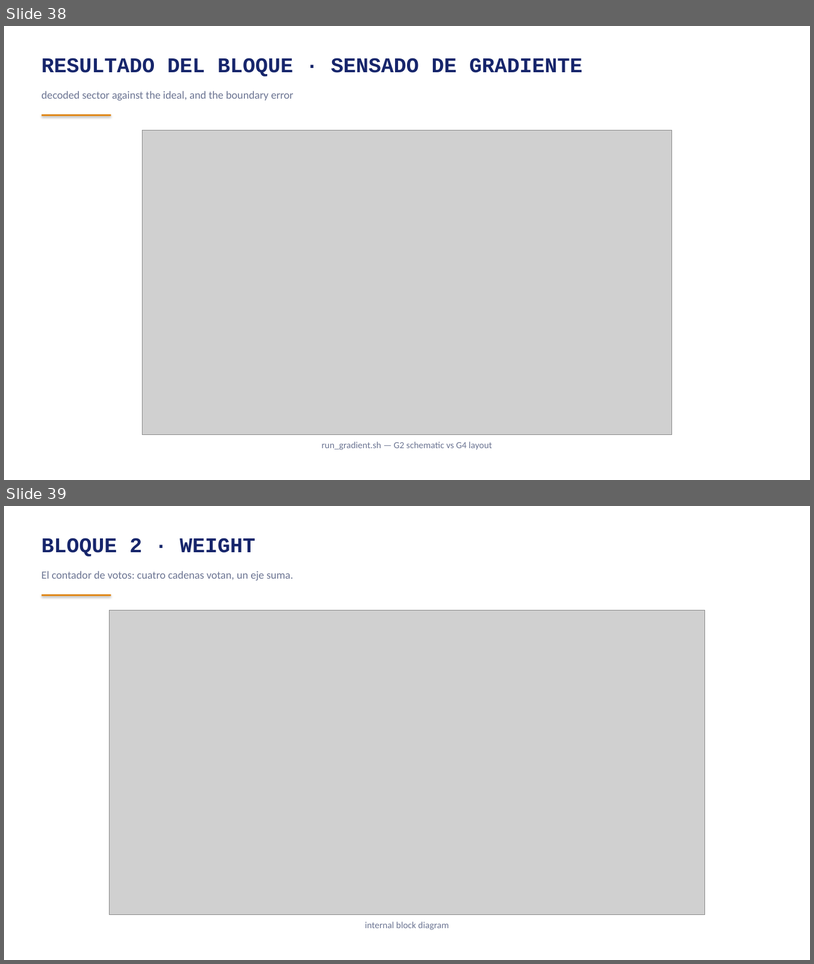
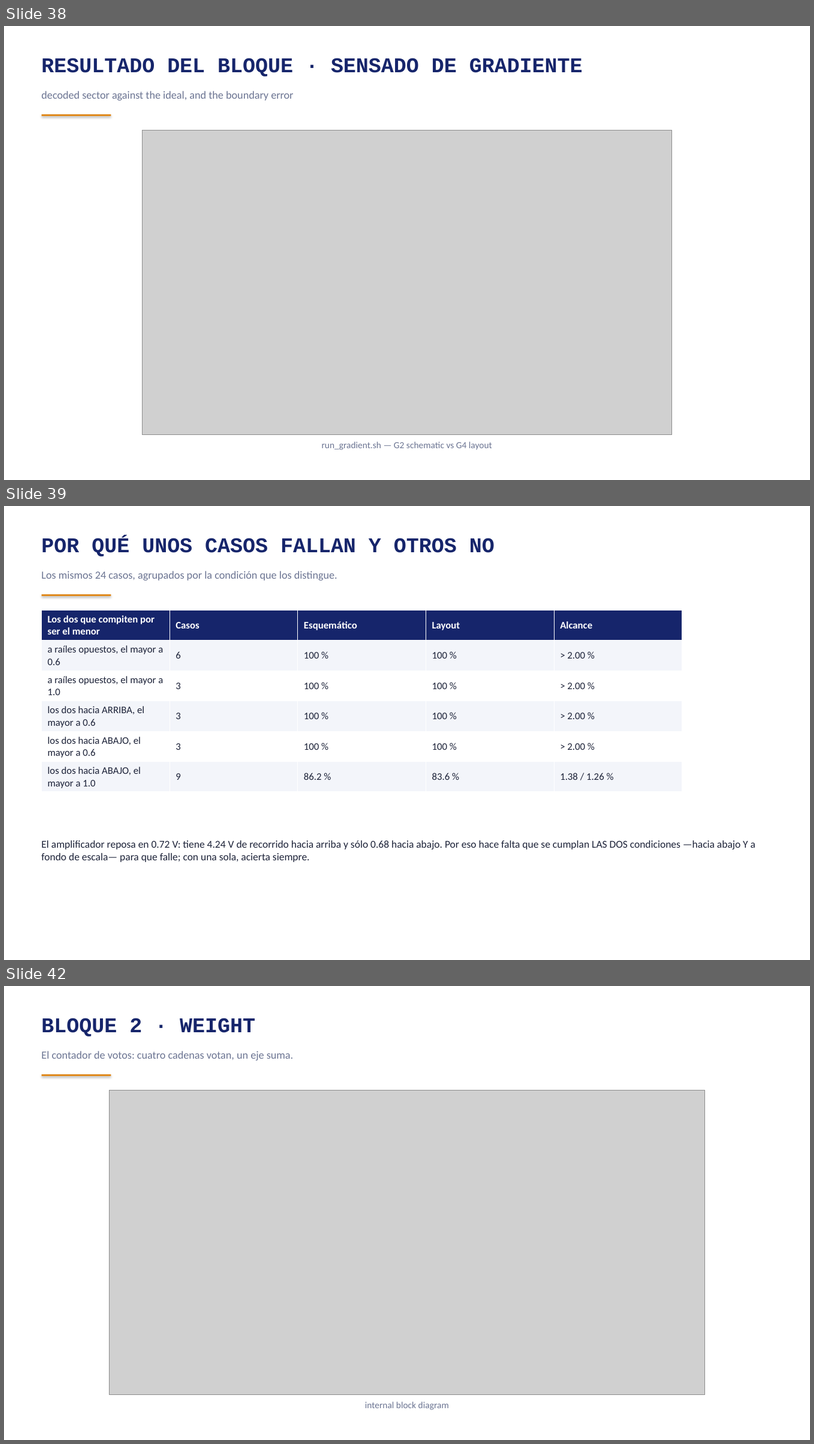
Before and after one commit to AnBuiUCI/sscs-2026-zotnetic, a slide deck: FINAL/reportes/reporte_zotnetic_ES.pptx. Shown one above the other, each under a label of ours: slides 38 and 39 before the commit, slides 38, 39 and 42 after it; the slides between them are not shown. The pictures are 814x964 and 814x1444 pixels, drawn with LibreOffice and Linux fonts; fonts in the diff are those of the drawing; grey boxes stand for pictures. Boxes give left, top, right and bottom in pixels: in the first picture for what was removed or moved away, otherwise in the second. Text is boxed around its words. In the diff, an @@ line names an element or a change of style, - is before the commit and + after.

```diff
--- a/FINAL/reportes/reporte_zotnetic_ES.pptx
+++ b/FINAL/reportes/reporte_zotnetic_ES.pptx
@@ slide 39 added at bbox=[4, 506, 810, 960], background #FFFFFF @@
@@ text added at bbox=[41, 537, 495, 556], 25 pt, text #16256B, bold @@
+POR QUÉ UNOS CASOS FALLAN Y OTROS NO
@@ text added at bbox=[41, 571, 338, 580], 13 pt, text #6B7492 @@
+Los mismos 24 casos, agrupados por la condición que los distingue.
@@ rectangle added at bbox=[42, 594, 111, 596], fill #E08A1E @@
@@ table added at bbox=[42, 610, 683, 790], 6 rows, 5 columns @@
+Los dos que compiten por ser el menor | Casos | Esquemático | Layout | Alcance
+a raíles opuestos, el mayor a 0.6 | 6 | 100 % | 100 % | > 2.00 %
+a raíles opuestos, el mayor a 1.0 | 3 | 100 % | 100 % | > 2.00 %
+los dos hacia ARRIBA, el mayor a 0.6 | 3 | 100 % | 100 % | > 2.00 %
+los dos hacia ABAJO, el mayor a 0.6 | 3 | 100 % | 100 % | > 2.00 %
+los dos hacia ABAJO, el mayor a 1.0 | 9 | 86.2 % | 83.6 % | 1.38 / 1.26 %
@@ text added at bbox=[41, 840, 756, 862], 12.5 pt, text #1C2238 @@
+El amplificador reposa en 0.72 V: tiene 4.24 V de recorrido hacia arriba y sólo 0.68 hacia abajo. Por eso hace falta que se cumplan LAS DOS condiciones —hacia abajo Y a fondo de escala— para que falle; con una sola, acierta siempre.
@@ what was slide 39 is now slide 42 @@
```
Also in this commit, not shown: 2 other slides added, 21 other files.
